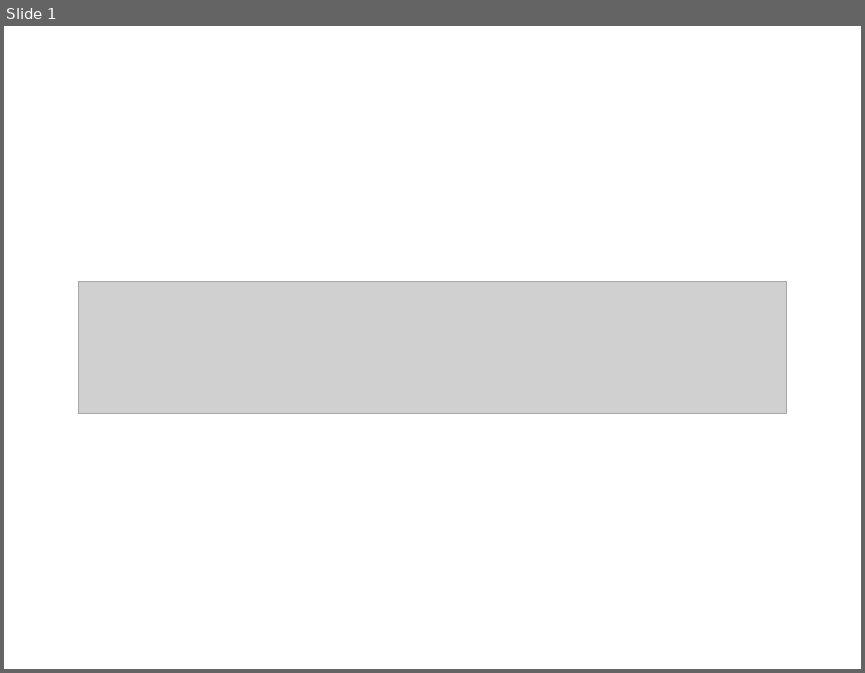
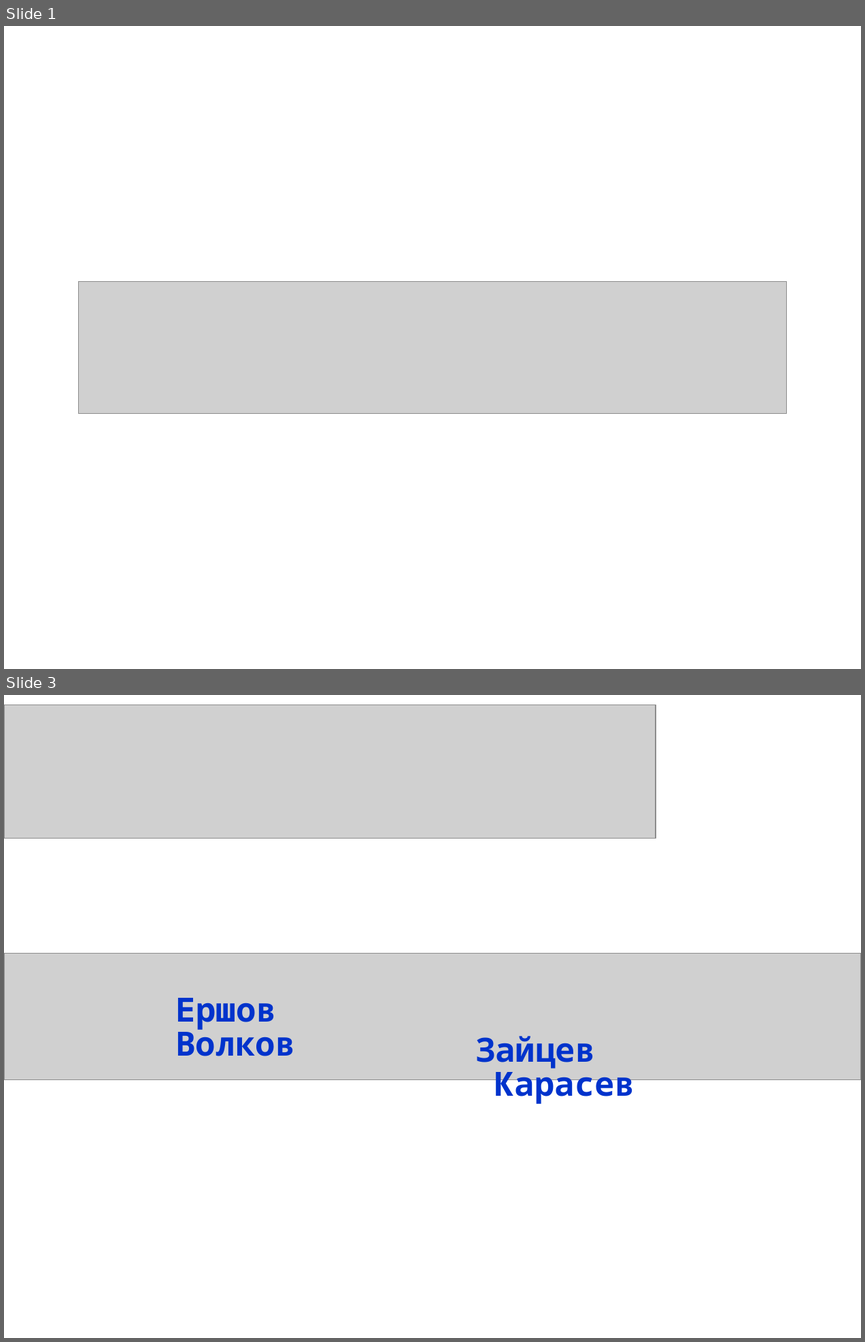
Before and after one commit to dkuzminov/polnikova, a slide deck: 1 класс/07. Большая буква в именах собственных.ppt. Shown one above the other, each under a label of ours: slide 1 before the commit, slides 1 and 3 after it; the slides between them are not shown. The pictures are 865x673 and 865x1342 pixels, drawn with LibreOffice and Linux fonts; fonts in the diff are those of the drawing; grey boxes stand for pictures. Boxes give left, top, right and bottom in pixels: in the first picture for what was removed or moved away, otherwise in the second. Text is boxed around its words. In the diff, an @@ line names an element or a change of style, - is before the commit and + after.

```diff
--- a/1 класс/07. Большая буква в именах собственных.ppt
+++ b/1 класс/07. Большая буква в именах собственных.ppt
@@ slide 3 added at box(4, 695, 861, 1338), background #FFFFFF @@
@@ picture added at box(4, 705, 655, 838) @@
@@ picture added at box(4, 953, 861, 1079) @@
@@ text added at box(176, 998, 595, 1068), 28 pt, text #0033CC, bold @@
+Ершов Зайцев
@@ text added at box(175, 1025, 635, 1104), 28 pt, text #0033CC, bold @@
+Волков Карасев
```
Also in this commit, not shown: 5 other slides added, 6 slides removed, 22 other files.
